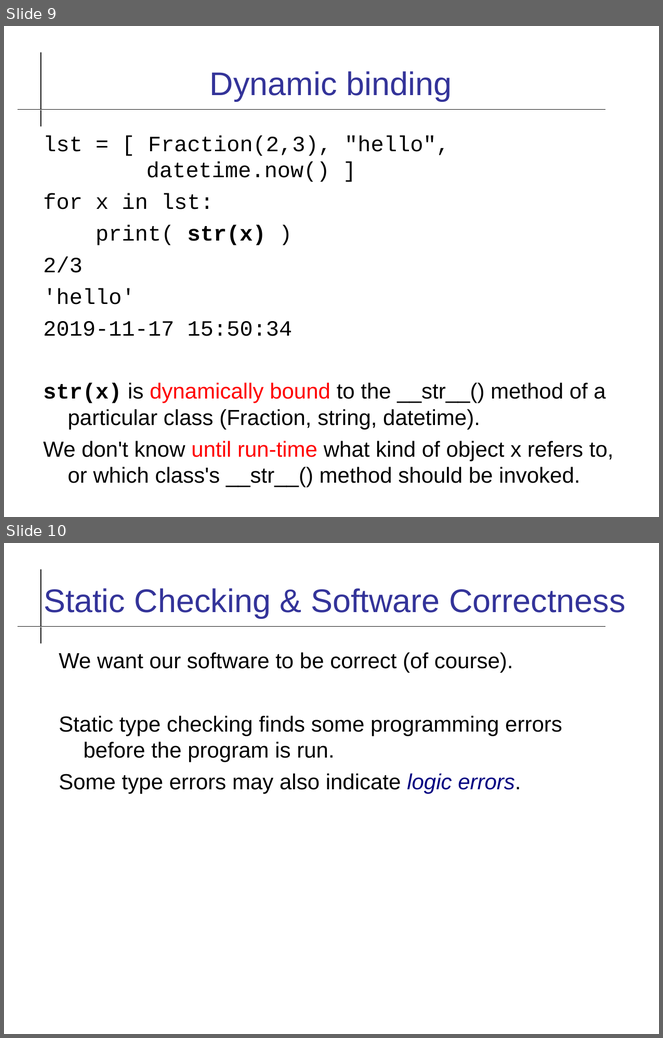
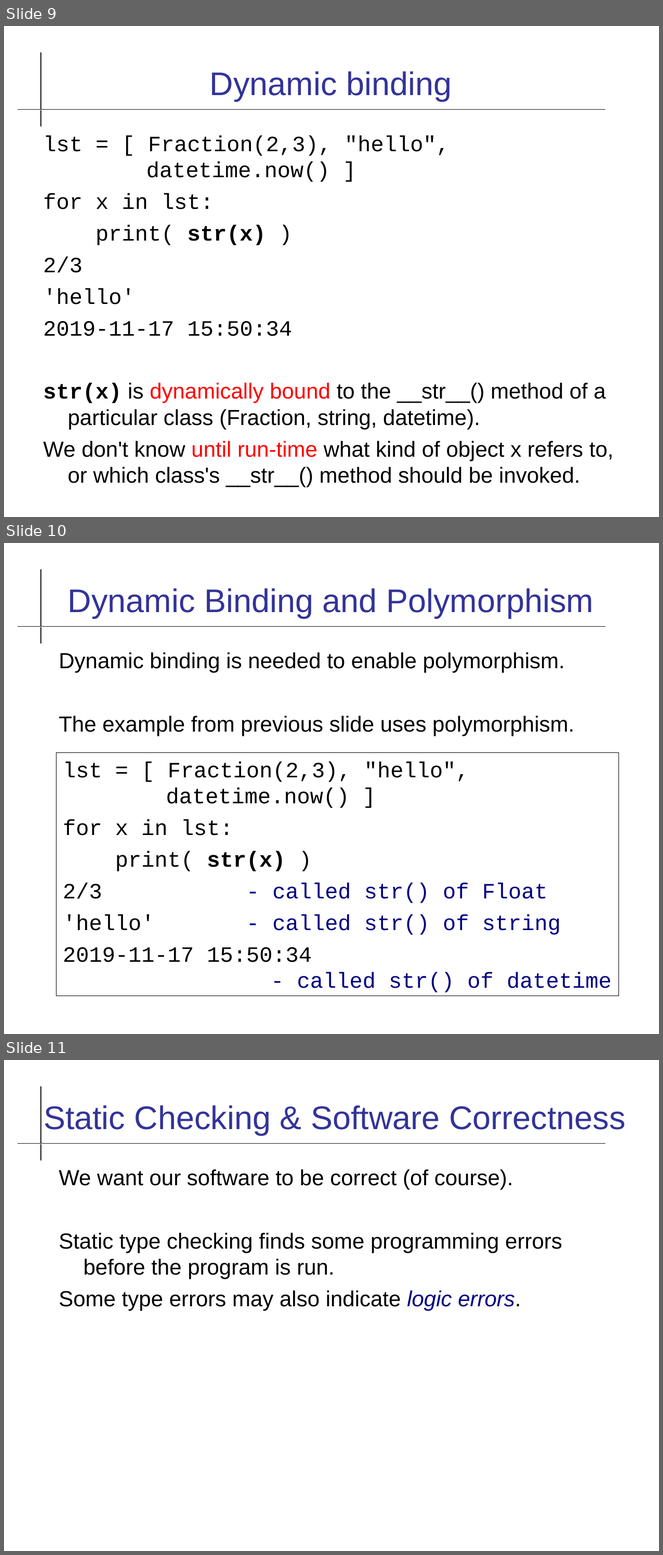
Before and after one commit to cpske/ISP, a slide deck: code-quality/Type-Checking.odp. Shown one above the other, each under a label of ours: slides 9 and 10 before the commit, slides 9, 10 and 11 after it. The pictures are 663x1038 and 663x1555 pixels, drawn with LibreOffice and Linux fonts; fonts in the diff are those of the drawing. Boxes give left, top, right and bottom in pixels: in the first picture for what was removed or moved away, otherwise in the second. Text is boxed around its words. In the diff, an @@ line names an element or a change of style, - is before the commit and + after.

```diff
--- a/code-quality/Type-Checking.odp
+++ b/code-quality/Type-Checking.odp
@@ slide 10 added at box(4, 543, 659, 1034), background #FFFFFF; not listed: 2 template elements that a slide beside it also shows @@
@@ title added at box(68, 588, 594, 618), 36 pt, text #333399 @@
+Dynamic Binding and Polymorphism
@@ text added at box(59, 652, 574, 736), 24 pt, text #000000 @@
+Dynamic binding is needed to enable polymorphism.
+The example from previous slide uses polymorphism.
@@ rectangle added at box(57, 753, 619, 996), outline #000000 0 pt, 24 pt, text #000000 @@
+lst = [ Fraction(2,3), "hello",
+datetime.now() ]
+for x in lst:
+print( str(x) )
+2/3 - called str() of Float
+'hello' - called str() of string
+2019-11-17 15:50:34
+- called str() of datetime
@@ what was slide 10 is now slide 11 @@
```
Also in this commit, not shown: 6 slides changed, 4 other slides added, 1 other file.
